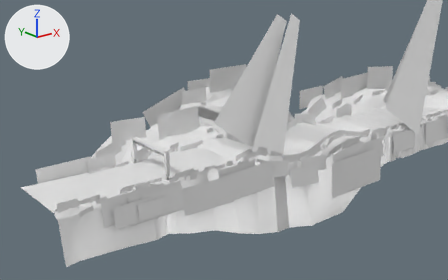
A saved change to the FBX model Assets/Map/Models/Theme_01/Forest_09.fbx.
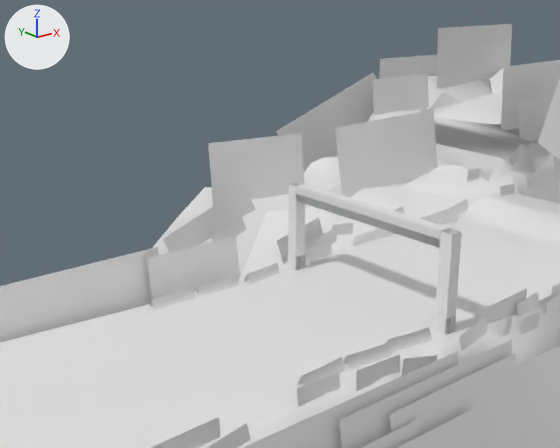
There are two pictures of each version: one from a 50 mm lens placed at (-37.9, -95.1, 43.1), pointed at (36.0, -2.7, 6.1), one close up from a 50 mm lens placed at (-6.3, -24.2, 17.6), pointed at (20.4, 9.1, 4.3). Arrows for +X, +Y and +Z are at upper left; the lights stay in place. Where no turn or scale is listed for an object, it has been applied to the vertices.

Names of what the first close-up shows: 'Ground_01', 'Label_01', 'Light_01', 'Mountain_01', 'Start_01', 'Tree_01'.
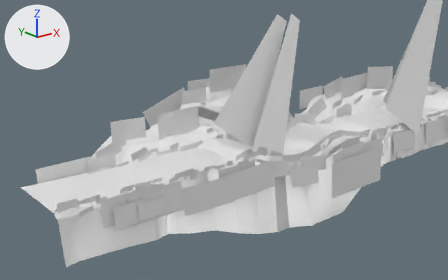
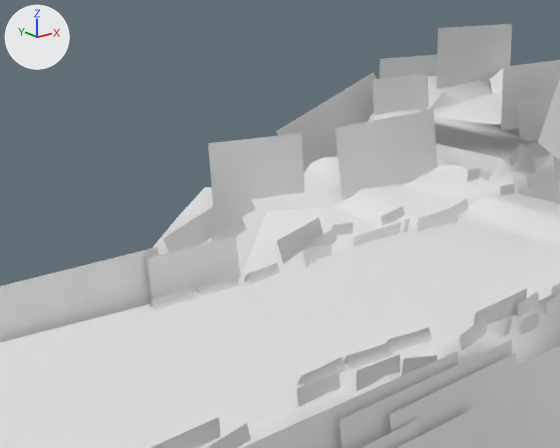
Patch to the scene script:
```diff
--- a/Assets/Map/Models/Theme_01/Forest_09.fbx.py
+++ b/Assets/Map/Models/Theme_01/Forest_09.fbx.py
@@ ob_start_01 @@
-ob_start_01 = bpy.data.objects.new('Start_01', me_mesh_009)
-ob_start_01.location = (23.89, 5.68, 2.76)
```

What differs and where, as boxes [x1, y1, x2, y2] in the close-ups (560 x 448 px):
'Start_01', deleted
    before: [288, 183, 462, 335]
    faces in mat_label_mat_01 (white #e7e7e7): [288, 184, 456, 335]
    faces in mat_leak_mat_01 (white #e7e7e7): [288, 183, 462, 320]
